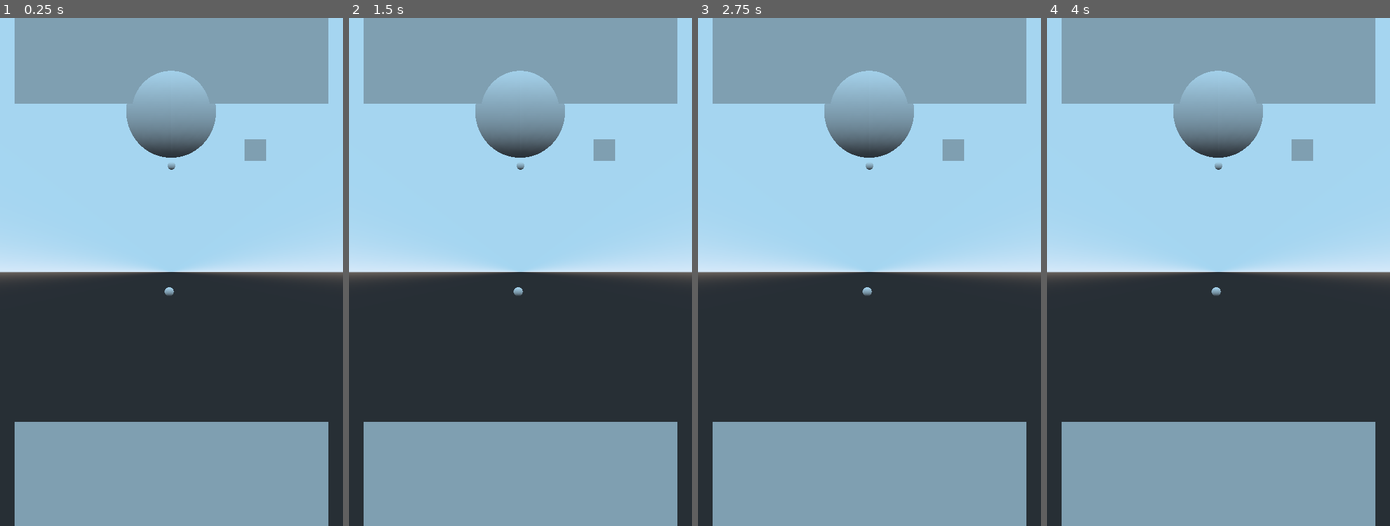
Above: before the commit, frames 1-4 (left to right).
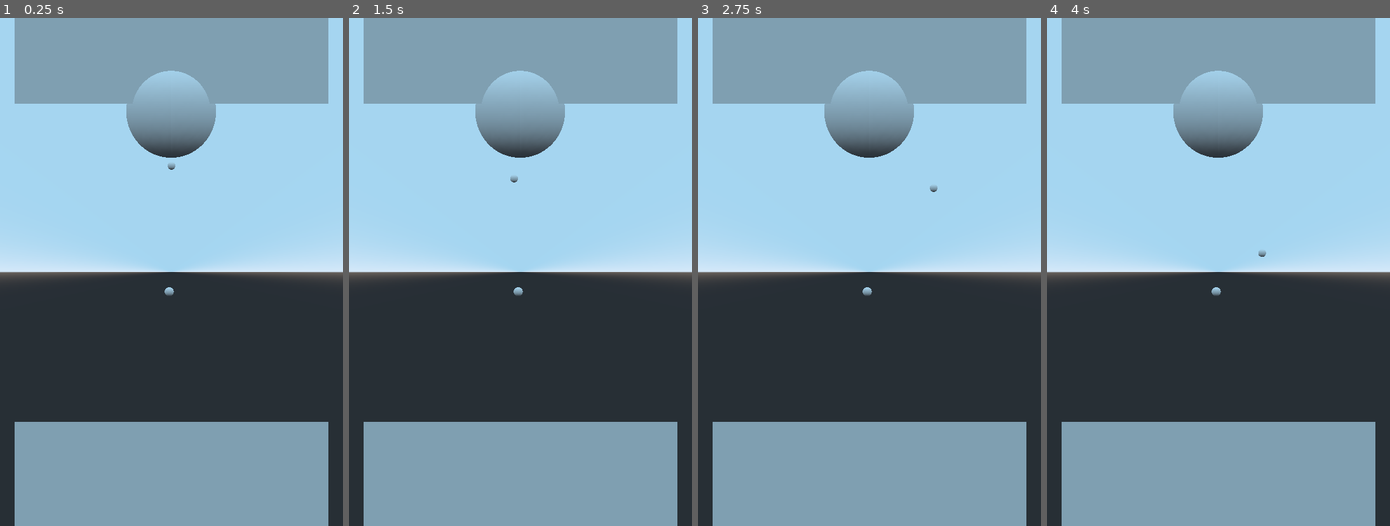
Above: after the commit, the same moments.

Repository: beothorn/librethrow
Game: Godot game, scene res://playStage/PlayStage.tscn
Two runs of this game, one before a commit and one after it. Both use one fixed random seed, a clock stepped at 60 frames per second and the inputs below.
Inputs (mouse positions are in pixels of both pictures, inside the frame that each line leads up to):
- Up to frame 1 (0.25 s): no input
- Up to frame 2 (1.5 s): tap Enter at 0.5 s; move the mouse to (595, 246) at 0.52 s; click (595, 246) at 0.67 s; tap Space at 1.25 s; move the mouse to (451, 297) at 1.27 s; click (451, 297) at 1.42 s
- Up to frame 3 (2.75 s): move the mouse to (903, 160) at 2.02 s; click (903, 160) at 2.17 s
- Up to frame 4 (4 s): tap Enter at 2.75 s; move the mouse to (1201, 373) at 2.77 s; click (1201, 373) at 2.92 s; tap Space at 3.5 s; move the mouse to (1321, 348) at 3.52 s; click (1321, 348) at 3.67 s

The runs differ from the first frame. In frame 1, 0.3% of the frame differs, in the area x 71-78%, y 23-29%; in frame 2, 0.3%, in the area x 47-78%, y 23-33%; in frame 3, 0.3%; in frame 4, 0.3%.

Commit message:
Throw on click

Diff:
--- a/game/playStage/PlayStage.gd
+++ b/game/playStage/PlayStage.gd
@@ -7,7 +7,17 @@
 
 
 func _on_StaticBody_input_event(camera, event, click_position, click_normal, shape_idx):
-	var mouse_click = event as InputEventMouseButton
-	if mouse_click and mouse_click.button_index == 1 and mouse_click.pressed:
+	pass
+
+func _input(event):
+	if event is InputEventMouseButton and event.button_index == BUTTON_LEFT and event.pressed:
+		ball.translation = Vector3(0,4.908,0)
+		ball.set_linear_velocity(Vector3(0,0,0))
+		var pos = get_node("Camera").project_ray_origin(event.position)
 		ball.gravity_scale = 1
-		ball.apply_impulse(Vector3(0,0,0), Vector3(5.5,-5.5,0))
+		var x = pos - ball.translation
+		x = x.normalized()
+		x = x * 15
+		x.z = 0
+		ball.apply_impulse(Vector3(0,0,0), x)
+		print(pos)
--- a/game/playStage/PlayStage.tscn
+++ b/game/playStage/PlayStage.tscn
@@ -1,93 +1,87 @@
-[gd_scene load_steps=15 format=2]
+[gd_scene load_steps=12 format=2]
 
 [ext_resource path="res://playStage/PlayStage.gd" type="Script" id=1]
 
-[sub_resource type="PhysicsMaterial" id=9]
+[sub_resource type="PhysicsMaterial" id=1]
 bounce = 0.8
 
-[sub_resource type="SpatialMaterial" id=1]
+[sub_resource type="SpatialMaterial" id=2]
 
-[sub_resource type="SphereMesh" id=2]
-material = SubResource( 1 )
+[sub_resource type="SphereMesh" id=3]
+material = SubResource( 2 )
 radius = 0.18
 height = 0.36
 
-[sub_resource type="SphereShape" id=3]
+[sub_resource type="SphereShape" id=4]
 radius = 0.184528
 
-[sub_resource type="SphereMesh" id=4]
+[sub_resource type="SphereMesh" id=5]
 radius = 2.072
 height = 4.282
 
-[sub_resource type="CubeMesh" id=5]
+[sub_resource type="CubeMesh" id=6]
 size = Vector3( 14.5, 7.73, 7.19 )
 
-[sub_resource type="BoxShape" id=6]
-extents = Vector3( 0.682512, 11.3613, 1 )
+[sub_resource type="BoxShape" id=7]
+extents = Vector3( 0.682512, 11.3613, 13.0738 )
 
-[sub_resource type="SphereMesh" id=7]
+[sub_resource type="SphereMesh" id=8]
 radius = 0.21
 height = 0.42
 
-[sub_resource type="SphereShape" id=8]
+[sub_resource type="SphereShape" id=9]
 radius = 0.209693
 
-[sub_resource type="BoxShape" id=10]
+[sub_resource type="SphereShape" id=10]
+radius = 1.99845
 
-[sub_resource type="VisualShader" id=11]
-
-[sub_resource type="ShaderMaterial" id=12]
-shader = SubResource( 11 )
-
-[sub_resource type="QuadMesh" id=13]
-material = SubResource( 12 )
-
-[node name="GameRoom" type="Spatial"]
+[node name="GameRoom" type="Navigation"]
 script = ExtResource( 1 )
 
 [node name="Camera" type="Camera" parent="."]
 transform = Transform( 1, 0, 0, 0, 1, 0, 0, 0, 1, 0, 0.00445312, 4.02605 )
 projection = 1
+current = true
 size = 23.44
 
 [node name="Ball" type="RigidBody" parent="."]
 transform = Transform( 1, 0, 0, 0, 1, 0, 0, 0, 1, -3.9041e-05, 4.90836, 0.00413156 )
-physics_material_override = SubResource( 9 )
+physics_material_override = SubResource( 1 )
 gravity_scale = 0.0
 
 [node name="Ball" type="CSGMesh" parent="Ball"]
-mesh = SubResource( 2 )
+mesh = SubResource( 3 )
 
 [node name="CollisionShape" type="CollisionShape" parent="Ball"]
-shape = SubResource( 3 )
+shape = SubResource( 4 )
 
 [node name="Aim" type="CSGMesh" parent="."]
 transform = Transform( 1, 0, 0, 0, 1, 0, 0, 0, 1, -0.0160503, 7.41488, 0 )
-mesh = SubResource( 4 )
+mesh = SubResource( 5 )
 
 [node name="Walls" type="Spatial" parent="."]
 
 [node name="TopWall" type="CSGMesh" parent="Walls"]
 transform = Transform( 1, 0, 0, 0, 1, 0, 0, 0, 1, 0, 11.6431, -2.59276 )
-mesh = SubResource( 5 )
+mesh = SubResource( 6 )
 
 [node name="BottomWall" type="CSGMesh" parent="Walls"]
 transform = Transform( 1, 0, 0, 0, 1, 0, 0, 0, 1, 0, -10.7732, -3 )
-mesh = SubResource( 5 )
+mesh = SubResource( 6 )
 
 [node name="KinematicBody" type="StaticBody" parent="Walls"]
 
 [node name="CollisionShape" type="CollisionShape" parent="Walls/KinematicBody"]
 transform = Transform( -4.37114e-08, 1, 0, -1, -4.37114e-08, 0, 0, 0, 1, -0.0379572, -7.59004, 0 )
-shape = SubResource( 6 )
+shape = SubResource( 7 )
 
 [node name="CollisionShape2" type="CollisionShape" parent="Walls/KinematicBody"]
 transform = Transform( 1, 0, 0, 0, 1, 0, 0, 0, 1, 7.16866, -0.030015, 0 )
-shape = SubResource( 6 )
+shape = SubResource( 7 )
 
 [node name="CollisionShape3" type="CollisionShape" parent="Walls/KinematicBody"]
 transform = Transform( 1, 0, 0, 0, 1, 0, 0, 0, 1, -7.18274, -0.030015, 0 )
-shape = SubResource( 6 )
+shape = SubResource( 7 )
 
 [node name="Stones" type="Spatial" parent="."]
 
@@ -95,17 +89,15 @@
 transform = Transform( 1, 0, 0, 0, 1, 0, 0, 0, 1, -0.104614, -0.910785, 0 )
 
 [node name="Stone" type="CSGMesh" parent="Stones/Stone"]
-mesh = SubResource( 7 )
+mesh = SubResource( 8 )
 
 [node name="CollisionShape" type="CollisionShape" parent="Stones/Stone"]
-shape = SubResource( 8 )
+shape = SubResource( 9 )
 
 [node name="StaticBody" type="StaticBody" parent="."]
-transform = Transform( 1, 0, 0, 0, 1, 0, 0, 0, 1, 3.86179, 5.62999, 2.78735 )
+transform = Transform( 1, 0, 0, 0, 1, 0, 0, 0, 1, -0.0564992, 7.23012, 2.78735 )
 
 [node name="CollisionShape" type="CollisionShape" parent="StaticBody"]
+transform = Transform( 1, 0, 0, 0, 1, 0, 0, 0, 1, 0.0303154, 0.136419, -1.88168 )
 shape = SubResource( 10 )
-
-[node name="CSGMesh" type="CSGMesh" parent="StaticBody"]
-mesh = SubResource( 13 )
 [connection signal="input_event" from="StaticBody" to="." method="_on_StaticBody_input_event"]
